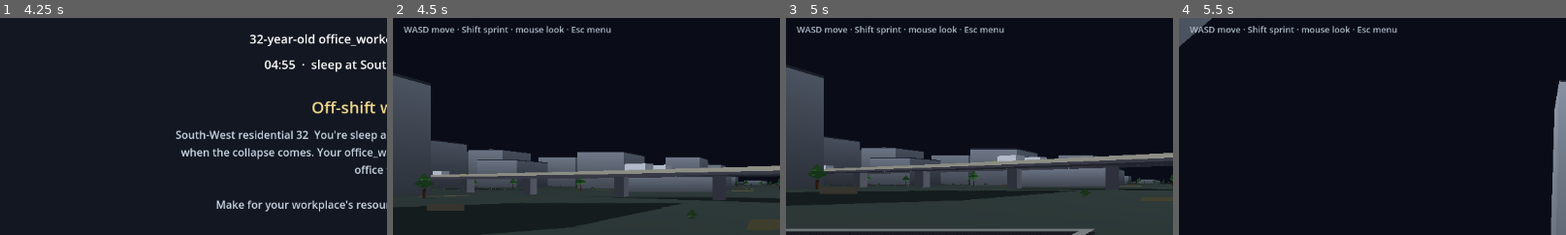
Above: before the commit, frames 1-4 (left to right).
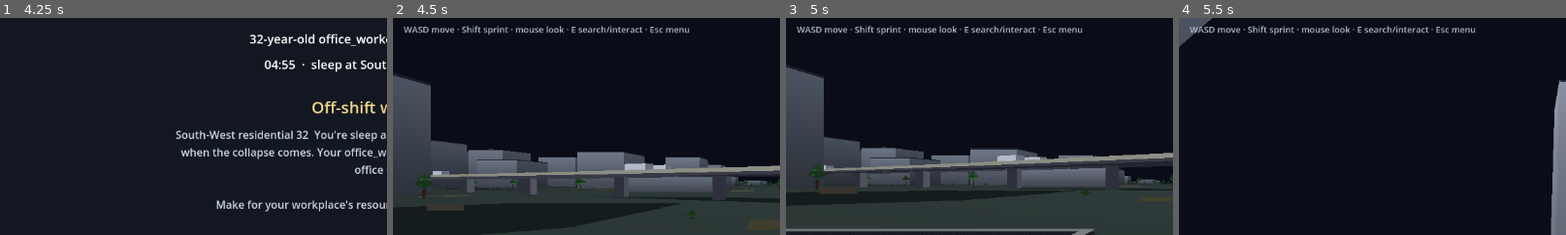
Above: after the commit, the same moments.

Repository: maxhightower/Asphodel
Game: Godot game, scene res://MainMenu.tscn
Two runs of this game, one before a commit and one after it. Both use one fixed random seed, a clock stepped at 60 frames per second and the inputs below.
Inputs (mouse positions are % of the whole screen's width and height, from its top left):
- Up to frame 1 (4.25 s): click "Start Game" at 0.5 s; click "Madisonville, TX" at 1.25 s; click "Back" at 2 s; click "Start Game" at 2.75 s; click "Load City" at 3.5 s
- Up to frame 2 (4.5 s): click "Continue" at 4.25 s
- Up to frame 3 (5 s): no input
- Up to frame 4 (5.5 s): move the mouse to (55, 50) at 5.02 s; hold W (move_forward) from 5.03 s (still down); hold E (interact) from 5.03 s (still down); tap Shift (sprint) at 5.3 s
The pictures show only the part of the screen within x 0-50%, y 12-62%; the shares and areas given below are measured in that part.

Frame 1 is identical in both runs. In frame 2, 0.5% of the frame differs, in the area x 47-77%, y 3-8%; in frame 3, 0.5%; in frame 4, 0.5%.

Commit message:
P3: first authoritative survival-resource loop
Close the smallest complete gameplay loop where the player alters persistent
survival state through the physical world — all authority in Python.

- asphodel/survival.py: authoritative runtime. PlayerSurvival (health/stamina/
  hunger/thirst + on-person inventory + current_building); take/drop/use/
  search/enter ops that validate legality, mutate, and return new state; needs
  tick (RNG-free, epidemic-independent); bounded world-delta container store +
  dropped-item list.
- asphodel/items.py: ItemKind registry (categories, stack semantics, use
  effects) + deterministic procedural container contents as a pure function of
  (world_seed, building_id, container_index) — untouched containers regenerate
  from seed, only touched ones persist.
- orchestrator: World.ensure_survival(); needs advanced in step(); survival in
  snapshot(). save: SAVE_VERSION -> 2 with survival section + explicit v1
  migration. protocol: PROTOCOL_VERSION -> 2 with ENTER/LEAVE/INSPECT_BUILDING,
  SEARCH_CONTAINER, TAKE/DROP/USE_ITEM, INSPECT_INVENTORY; session handlers
  (typed errors, building-id range checks); START_WORLD seeds player inventory.
- godot: sim_bridge.gd v2 command wrappers; street_world.gd E-key
  enter/search/loot using building index == Python building_id, inventory/needs
  HUD; citizen interact now uses authoritative embodiment positions
  (code-updated; not engine-run here).

Certification: tests/test_survival.py (container persistence, inventory
legality, determinism, save/load continuation, epidemic-neutrality) +
tests/test_survival_vertical.py (full loop through the real WorldSession
dispatch: spawn -> enter -> search -> take food/water -> use/drop -> interact ->
leave/return -> save -> destroy -> load -> bit-identical continuation).
Full suite: 278 passed (was 266).

Co-Authored-By: Claude Opus 4.8 <noreply@anthropic.com>
Claude-Session: https://claude.ai/code/session_01EpWsn8a9eq9oWC3vn17PCa

Diff:
--- a/godot/scripts/sim_bridge.gd
+++ b/godot/scripts/sim_bridge.gd
@@ -20,7 +20,7 @@
 signal world_started(summary: Dictionary)
 signal advanced(tick: int, outbreak: float, summary: Dictionary)
 
-const PROTOCOL_VERSION := 1
+const PROTOCOL_VERSION := 2   # v2: + Package 3 survival/interaction commands
 
 var _peer: StreamPeerTCP = null
 var _id := 0
@@ -109,6 +109,48 @@
 func interact_with(citizen_id: int) -> Dictionary:
 	## The player engaged a citizen -> authoritative roster promotion.
 	return _send("INTERACT_WITH", {"citizen_id": citizen_id})
+
+
+# ----------------------------------------------- Package 3: survival-resource
+func enter_building(building_id: int) -> Dictionary:
+	## Player enters a building interior (authoritative container access).
+	return _send("ENTER_BUILDING", {"building_id": building_id})
+
+
+func leave_building() -> Dictionary:
+	return _send("LEAVE_BUILDING", {})
+
+
+func inspect_building(building_id: int) -> Dictionary:
+	## Enumerate a building's containers (counts; contents stay implicit).
+	return _send("INSPECT_BUILDING", {"building_id": building_id})
+
+
+func search_container(building_id: int, index: int) -> Dictionary:
+	## Reveal a container's authoritative current contents.
+	return _send("SEARCH_CONTAINER", {"building_id": building_id, "index": index})
+
+
+func take_item(building_id: int, index: int, kind: String, quantity: int = 1) -> Dictionary:
+	## Take item(s) from a container into the authoritative player inventory.
+	return _send("TAKE_ITEM", {"building_id": building_id, "index": index,
+		"kind": kind, "quantity": quantity})
+
+
+func drop_item(kind: String, quantity: int, x: float, y: float, zone: int = -1) -> Dictionary:
+	## Drop item(s) into the world at (x, y) as a persistent world item.
+	return _send("DROP_ITEM", {"kind": kind, "quantity": quantity,
+		"x": x, "y": y, "zone": zone})
+
+
+func use_item(kind: String) -> Dictionary:
+	## Use/consume an item; authoritative survival state changes.
+	return _send("USE_ITEM", {"kind": kind})
+
+
+func inspect_inventory() -> Dictionary:
+	## Read the authoritative player inventory + survival needs.
+	return _send("INSPECT_INVENTORY", {})
 
 
 func pause() -> Dictionary:
--- a/godot/scripts/street_world.gd
+++ b/godot/scripts/street_world.gd
@@ -32,6 +32,13 @@
 var _traffic: Node3D
 var _current_focus_zone: int = -1
 var _last_render_tick: int = -1
+
+# Package 3: building index -> centroid (Vector2), index-aligned with
+# buildings.json so it equals the authoritative Python building_id. Used to
+# resolve which real building the player is entering/looting.
+var _building_centroids: Array = []      # Array[Vector2]
+var _inventory_label: Label
+const INTERACT_REACH := 8.0              # metres within which E loots a building
 
 
 func _ready() -> void:
@@ -194,6 +201,15 @@
 	rng.seed = 0x5EED * 65537 + footprints.size()
 	for b in footprints:
 		var poly_xy: Array = b.get("poly", [])
+		# Keep _building_centroids index-aligned with footprints (== Python
+		# building_id), appending for EVERY building including degenerate ones.
+		if poly_xy.size() > 0:
+			var cx := 0.0; var cy := 0.0
+			for p in poly_xy:
+				cx += float(p[0]); cy += float(p[1])
+			_building_centroids.append(Vector2(cx / poly_xy.size(), cy / poly_xy.size()))
+		else:
+			_building_centroids.append(Vector2(INF, INF))
 		if poly_xy.size() < 3:
 			continue
 		var h := float(b.get("height", 6.0)) * HEIGHT_SCALE
@@ -663,11 +679,19 @@
 	layer.add_child(_outbreak_label)
 
 	var hint := Label.new()
-	hint.text = "WASD move · Shift sprint · mouse look · Esc menu"
+	hint.text = "WASD move · Shift sprint · mouse look · E search/interact · Esc menu"
 	hint.position = Vector2(16, 86)
 	hint.add_theme_font_size_override("font_size", 13)
 	hint.modulate = Color(0.7, 0.75, 0.8)
 	layer.add_child(hint)
+
+	# Package 3: authoritative inventory + survival needs HUD.
+	_inventory_label = Label.new()
+	_inventory_label.position = Vector2(16, 112)
+	_inventory_label.add_theme_font_size_override("font_size", 14)
+	_inventory_label.modulate = Color(0.9, 0.95, 0.8)
+	layer.add_child(_inventory_label)
+	_refresh_inventory_hud()
 
 
 func _on_clock_ticked(_day: int, _hour: float, outbreak: float) -> void:
@@ -814,15 +838,53 @@
 
 
 func _try_interact() -> void:
-	## BW5: engage the nearest identified citizen -> authoritative roster. Resolves
-	## a citizen_id from the live snapshot and sends INTERACT_WITH; the citizen
-	## becomes persistent (named) and is recognisable on return.
-	if not SimBridge.is_connected_to_sim() or _current_focus_zone < 0:
+	## E-key interaction. Package 3: if the player is at a real building, enter and
+	## loot it authoritatively (Python owns the containers/inventory); otherwise
+	## engage the nearest identified citizen -> authoritative roster (BW5).
+	if not SimBridge.is_connected_to_sim():
+		return
+	if _try_building_loot():
+		return
+	_try_citizen_interact()
+
+
+func _try_building_loot() -> bool:
+	## Enter the nearest building within reach, search its first container, and take
+	## one food/water item — the smallest complete "search a real place, take a
+	## persistent resource" loop. Every mutation is acknowledged by Python.
+	var bid := _nearest_building(Vector2(_player.position.x, _player.position.z))
+	if bid < 0:
+		return false
+	SimBridge.enter_building(bid)
+	var info: Dictionary = SimBridge.inspect_building(bid)
+	if not info.get("ok", false) or int(info.get("n_containers", 0)) <= 0:
+		return false
+	var searched: Dictionary = SimBridge.search_container(bid, 0)
+	if not searched.get("ok", false):
+		return false
+	var contents: Array = searched.get("contents", [])
+	var msg := "Building %d: empty" % bid
+	for c in contents:
+		var kind: String = str(c.get("kind", ""))
+		var took: Dictionary = SimBridge.take_item(bid, 0, kind, 1)
+		if took.get("ok", false):
+			msg = "Took %s from building %d" % [kind, bid]
+			_refresh_inventory_hud()
+			break
+	if _outbreak_label != null:
+		_outbreak_label.text = msg
+	return true
+
+
+func _try_citizen_interact() -> void:
+	if _current_focus_zone < 0:
 		return
 	var world: Dictionary = SimBridge.last_world
 	var a: Dictionary = world.get("agents", {}).get(str(_current_focus_zone), {})
 	var ids: Array = a.get("citizen_id", [])
 	var pos: Array = a.get("positions", [])
+	var emb: Dictionary = a.get("embodiment", {})
+	var world_xy: Array = emb.get("world_xy", [])
 	var area: float = float(a.get("area_size", 100.0))
 	var half := area * 0.5
 	var offset := _zone_center(_current_focus_zone)
@@ -831,8 +893,14 @@
 	for i in range(ids.size()):
 		if int(ids[i]) < 0:
 			continue
-		var p: Array = pos[i]
-		var wp := offset + Vector3(float(p[0]) - half, 0.0, float(p[1]) - half)
+		var wp: Vector3
+		if world_xy.size() > i and world_xy[i] != null:
+			# Authoritative absolute position (Package 2).
+			var w: Array = world_xy[i]
+			wp = Vector3(float(w[0]), 0.0, float(w[1]))
+		else:
+			var p: Array = pos[i]
+			wp = offset + Vector3(float(p[0]) - half, 0.0, float(p[1]) - half)
 		var d := wp.distance_squared_to(_player.position)
 		if d < best_d:
 			best_d = d
@@ -843,6 +911,37 @@
 			_outbreak_label.text = "Met Citizen %d (now in your roster)" % best
 
 
+func _nearest_building(xy: Vector2) -> int:
+	## Building index (== Python building_id) within INTERACT_REACH of xy, or -1.
+	var best := -1
+	var best_d := INTERACT_REACH * INTERACT_REACH
+	for i in range(_building_centroids.size()):
+		var c: Vector2 = _building_centroids[i]
+		if c.x == INF:
+			continue
+		var d := c.distance_squared_to(xy)
+		if d < best_d:
+			best_d = d
+			best = i
+	return best
+
+
+func _refresh_inventory_hud() -> void:
+	if _inventory_label == null:
+		return
+	var inv: Dictionary = SimBridge.inspect_inventory()
+	if not inv.get("ok", false):
+		return
+	var items_d: Dictionary = inv.get("inventory", {})
+	var sv: Dictionary = inv.get("survival", {})
+	var parts: Array = []
+	for k in items_d:
+		parts.append("%s x%d" % [k, int(items_d[k])])
+	var needs := "H:%d T:%d HP:%d" % [int(sv.get("hunger", 0)),
+		int(sv.get("thirst", 0)), int(sv.get("health", 100))]
+	_inventory_label.text = needs + "\n" + ", ".join(parts)
+
+
 func _zone_center(zid: int) -> Vector3:
 	for zz in _zones:
 		if int(zz["id"]) == zid:
Not shown, added: FINDINGS_P3_SURVIVAL.md
Not shown, changed: asphodel/__init__.py
Not shown, changed: asphodel/bridge/protocol.py
Not shown, changed: asphodel/bridge/session.py
Not shown, changed: asphodel/orchestrator.py
Not shown, changed: asphodel/save.py
Not shown, added: tests/test_survival.py
Not shown, added: tests/test_survival_vertical.py
